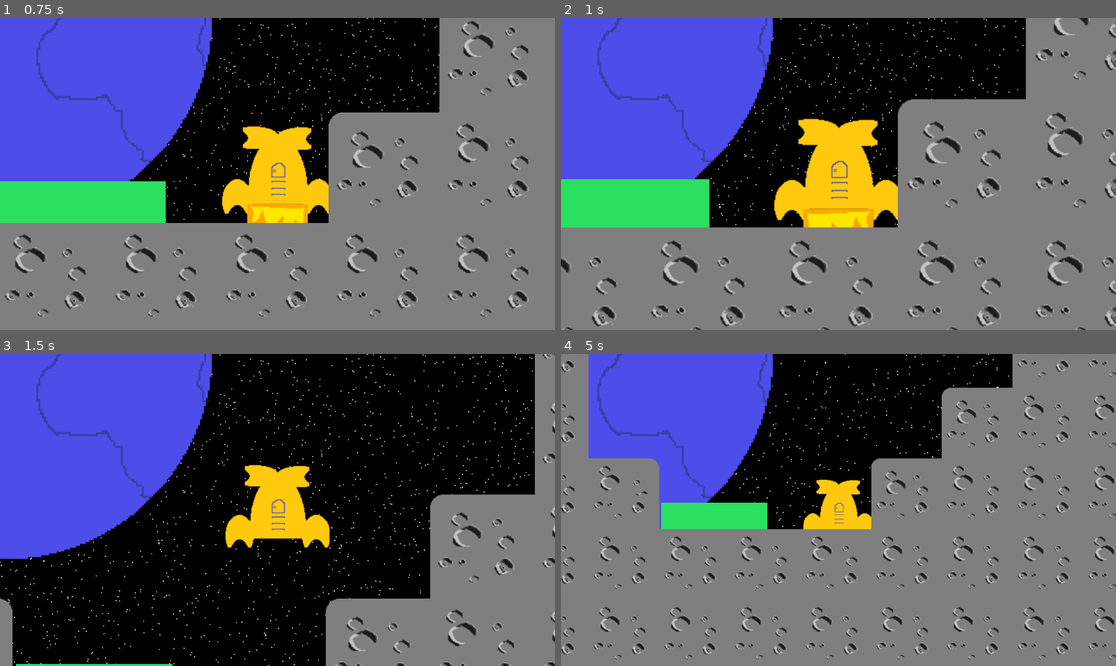
Above: before the commit, frames 1-4 (two rows, left to right).
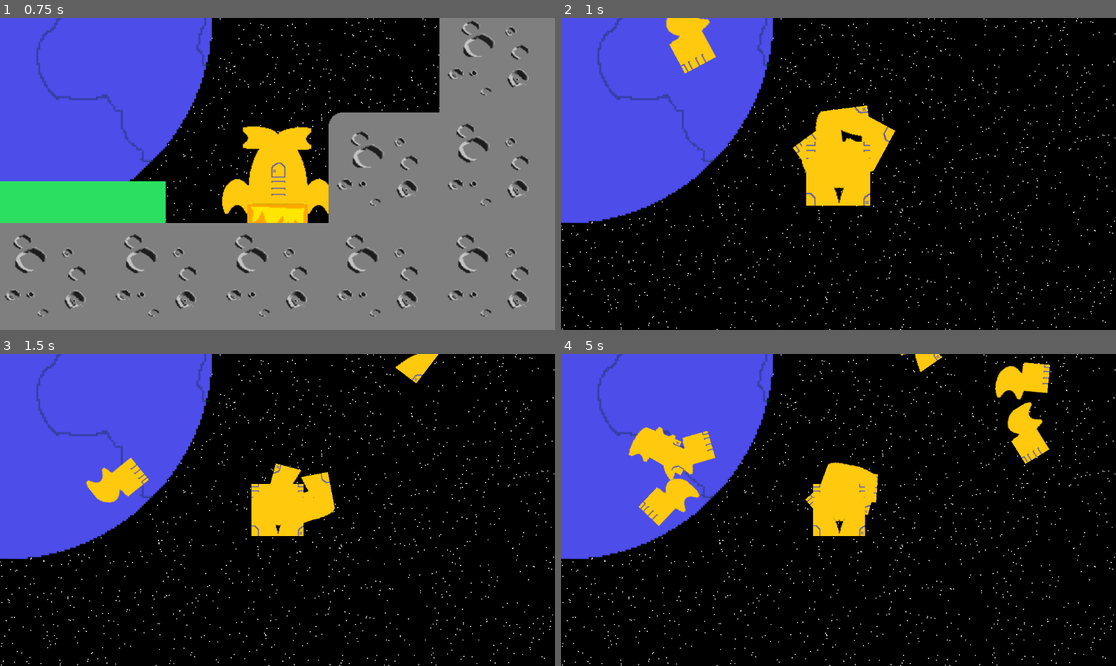
Above: after the commit, the same moments.

Repository: acidmath/DialIt
Game: Godot game, scene res://Main.tscn
Two runs of this game, one before a commit and one after it. Both use one fixed random seed, a clock stepped at 60 frames per second and the inputs below. Sound files missing from this copy of the repository are replaced by a short silence.
Inputs (mouse positions are in pixels of both pictures, inside the frame that each line leads up to):
- Up to frame 1 (0.75 s): move the mouse to (399, 158) at 0.52 s; hold W (thrust) from 0.53 s (still down); hold Mouse wheel up (ZoomIn) from 0.53 s (still down)
- Up to frame 2 (1 s): keep holding W (thrust); keep holding Mouse wheel up (ZoomIn)
- Up to frame 3 (1.5 s): move the mouse to (166, 525) at 1.27 s; release W (thrust) at 1.28 s; release Mouse wheel up (ZoomIn) at 1.28 s; tap Mouse wheel down (ZoomOut) at 1.35 s
- Up to frame 4 (5 s): move the mouse to (894, 441) at 2.02 s; hold A (lRot) 2.03-2.78 s; hold W (thrust) 2.03-3.53 s; move the mouse to (810, 572) at 2.77 s; tap Right (rRot) at 2.85 s; move the mouse to (1005, 556) at 3.52 s; hold Mouse wheel up (ZoomIn) 3.53-4.28 s; move the mouse to (672, 463) at 4.27 s; tap Mouse wheel down (ZoomOut) at 4.35 s

Frame 1 is identical in both runs. In frame 2, 62% of the frame differs, in the area x 0-100%, y 0-100%; in frame 3, 22%; in frame 4, 74%.

Commit message:
it crashes

Diff:
--- a/Controls.gd
+++ b/Controls.gd
@@ -1,11 +1,17 @@
 extends RigidBody2D
+class_name PlayerController
+
+signal player_defeated(player : PlayerController)
+
 const ENGINE_FORCE_STEP_MAX = 10
 const THRUST_DELTA_UPDATE_THRESHOLD = 0.5
 const TopPosition = Vector2(0, -64)
+
 var engineForceStep = 0
 var engineForce = 200.0
 var spinForce = 100.0
 var lastThrustDeltaUpdate = 0
+
 @onready var audio_stream_player_2d = $AudioStreamPlayer2D
 @onready var fire_sprite_2d = $FireSprite2D
 @onready var collision_shape = $CollisionShape2D
@@ -39,3 +45,5 @@
 	var platform = body as LandingPlatform
 	if platform:
 		get_tree().call_deferred("reload_current_scene")
+	else:
+		player_defeated.emit(self)
--- a/Main.tscn
+++ b/Main.tscn
@@ -513,3 +513,4 @@
 
 [connection signal="screen_size_changed" from="." to="ParallaxBackground/GeneratedBackground" method="_on_screen_size_changed"]
 [connection signal="body_entered" from="RigidBody2D" to="RigidBody2D" method="_on_body_entered"]
+[connection signal="player_defeated" from="RigidBody2D" to="." method="OnPlayerDefeated"]
--- a/main.gd
+++ b/main.gd
@@ -5,6 +5,11 @@
 var origin = Vector2(0, 0)
 var screenRect: Rect2
 var screenRectPrev = Rect2(0, 0, 0, 0)
+
+#var defeat_bottom_left = preload("res://player/defeat/corner_bl.png")
+#var defeat_bottom_right = preload("res://player/defeat/corner_br.png")
+#var defeat_top_left = preload("res://player/defeat/corner_tl.png")
+#var defeat_top_right = preload("res://player/defeat/corner_tr.png")
 
 func _ready():
 	# setup backround size
@@ -18,6 +23,10 @@
 	if SetupScreenRect():
 		EmitScreenSizeChanged()
 
+func OnPlayerDefeated(player : PlayerController):
+	print("big loser")
+	SpawnDefeatBodies(player)
+
 func SetupScreenRect() -> bool:
 	var screenSize = get_window().get("size")
 	if screenSize.x != screenRectPrev.size.x or screenSize.y != screenRectPrev.size.y:
@@ -30,3 +39,27 @@
 	screen_size_changed.emit(screenRect, screenRectPrev)
 	screenRectPrev.size.x = screenRect.size.x
 	screenRectPrev.size.y = screenRect.size.y
+
+func SpawnDefeatBodies(player : PlayerController):
+	var defeat_bottom_left = preload("res://player/defeat/defeat_b_l.tscn")
+	var defeat_bottom_right = preload("res://player/defeat/defeat_b_r.tscn")
+	var defeat_top_left = preload("res://player/defeat/defeat_t_l.tscn")
+	var defeat_top_right = preload("res://player/defeat/defeat_t_r.tscn")
+
+	var corner_bl = defeat_bottom_left.instantiate()
+	var corner_br = defeat_bottom_right.instantiate()
+	var corner_tl = defeat_top_left.instantiate()
+	var corner_tr = defeat_top_right.instantiate()
+	print(player)
+	var position = player.global_position
+	corner_bl.global_position = position
+	corner_br.global_position = position
+	corner_tl.global_position = position
+	corner_tr.global_position = position
+
+	self.remove_child(player)
+
+	self.add_child(corner_bl)
+	self.add_child(corner_br)
+	self.add_child(corner_tl)
+	self.add_child(corner_tr)
--- /dev/null
+++ b/player/defeat/defeat_b_l.tscn
@@ -0,0 +1,12 @@
+[gd_scene load_steps=2 format=3 uid="uid://bi3q1t1q0m7ol"]
+
+[ext_resource type="Texture2D" uid="uid://sw77unrdtyme" path="res://player/defeat/corner_bl.png" id="1_m0w6l"]
+
+[node name="DefeatBL" type="RigidBody2D"]
+collision_mask = 3
+
+[node name="Sprite2D" type="Sprite2D" parent="."]
+texture = ExtResource("1_m0w6l")
+
+[node name="CollisionPolygon2D" type="CollisionPolygon2D" parent="."]
+polygon = PackedVector2Array(32, -32, -2, -32, -2, -30, -3, -30, -3, -22.5, -9, -26.1, -9, -28.5, -20.4, -26, -22.9, -26, -27.9, -20, -29.6, -20, -32, -10.1, -32, 6.3, -31, 12.3, -31, 16, -24.1, 16, -15.6, 6.3, -12.2, 7, -11.1, 7, -5.1, 16, 1.5, 16, 4.5, 5, 32, 5)
--- /dev/null
+++ b/player/defeat/defeat_b_r.tscn
@@ -0,0 +1,12 @@
+[gd_scene load_steps=2 format=3 uid="uid://cmwiumpxfct75"]
+
+[ext_resource type="Texture2D" uid="uid://de6xeslbmq3ja" path="res://player/defeat/corner_br.png" id="1_phrvs"]
+
+[node name="DefeatBR" type="RigidBody2D"]
+collision_mask = 3
+
+[node name="Sprite2D" type="Sprite2D" parent="."]
+texture = ExtResource("1_phrvs")
+
+[node name="CollisionPolygon2D" type="CollisionPolygon2D" parent="."]
+polygon = PackedVector2Array(-32, -32, -32, 5, -3.4, 5, -1, 12.3, -1, 16, 5.9, 16, 14.4, 6.3, 17.8, 7, 19, 7, 24, 13.6, 24, 16, 31.6, 16, 32, 14.1, 32, -14.4, 25, -23.7, 25, -25.2, 19.5, -28, 11.2, -28, 4.4, -22.1, 3, -29.4, 3, -32)
--- /dev/null
+++ b/player/defeat/defeat_t_l.tscn
@@ -0,0 +1,12 @@
+[gd_scene load_steps=2 format=3 uid="uid://bumuntnkoocct"]
+
+[ext_resource type="Texture2D" uid="uid://denf1rdgm2yqx" path="res://player/defeat/corner_tl.png" id="1_0w2cv"]
+
+[node name="DefeatTL" type="RigidBody2D"]
+collision_mask = 3
+
+[node name="Sprite2D" type="Sprite2D" parent="."]
+texture = ExtResource("1_0w2cv")
+
+[node name="CollisionPolygon2D" type="CollisionPolygon2D" parent="."]
+polygon = PackedVector2Array(20, -23.9, -5, -25.1, -5, -24, -10, -24, -10, -16.3, -4.8, -10.1, -7.2, -5, -10, -5, -10, 3.6, -4.2, 5, 7.8, 5, 4.8, 11, 3.5, 11, -2.1, 32, 32, 32, 32, -17.2, 20, -22.3)
--- /dev/null
+++ b/player/defeat/defeat_t_r.tscn
@@ -0,0 +1,12 @@
+[gd_scene load_steps=2 format=3 uid="uid://1l42bqvoxywc"]
+
+[ext_resource type="Texture2D" uid="uid://bwoa4dgbmi21c" path="res://player/defeat/corner_tr.png" id="1_tfbsg"]
+
+[node name="DefeatTR" type="RigidBody2D"]
+collision_mask = 3
+
+[node name="Sprite2D" type="Sprite2D" parent="."]
+texture = ExtResource("1_tfbsg")
+
+[node name="CollisionPolygon2D" type="CollisionPolygon2D" parent="."]
+polygon = PackedVector2Array(9, -22.9, -14, -24.1, -14, -22.7, -22.4, -21, -25.7, -21, -31.7, -16, -32, 32, 3, 32, 0, 21.7, 0, 17.5, -6.3, 5.8, 4.2, 5, 9, 5, 9, -2.8, 3.9, -7.9, 9, -15.4)
--- a/project.godot
+++ b/project.godot
@@ -14,6 +14,10 @@
 run/main_scene="res://Main.tscn"
 config/features=PackedStringArray("4.3", "Mobile")
 config/icon="res://icon.svg"
+
+[autoload]
+
+Main="*res://main.gd"
 
 [input]
 
Binary file added: player/defeat/corner_bl.png
Not shown, added: player/defeat/corner_bl.png.import
Binary file added: player/defeat/corner_br.png
Not shown, added: player/defeat/corner_br.png.import
Binary file added: player/defeat/corner_tl.png
Not shown, added: player/defeat/corner_tl.png.import
Binary file added: player/defeat/corner_tr.png
Not shown, added: player/defeat/corner_tr.png.import
